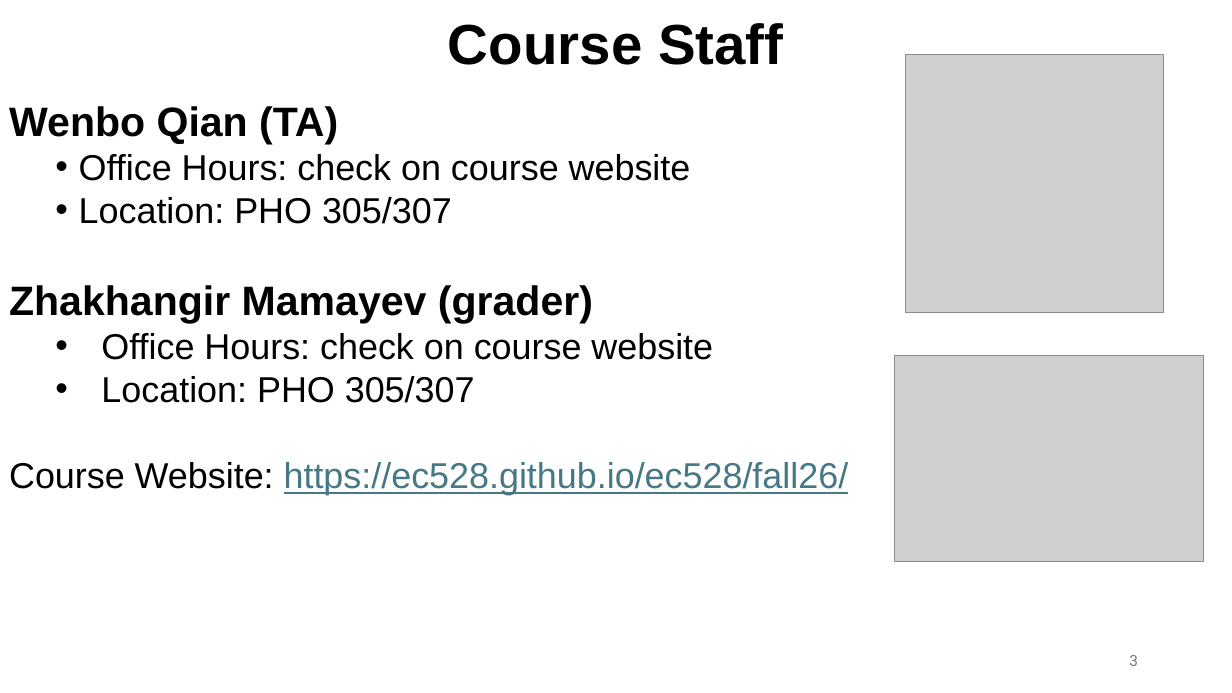
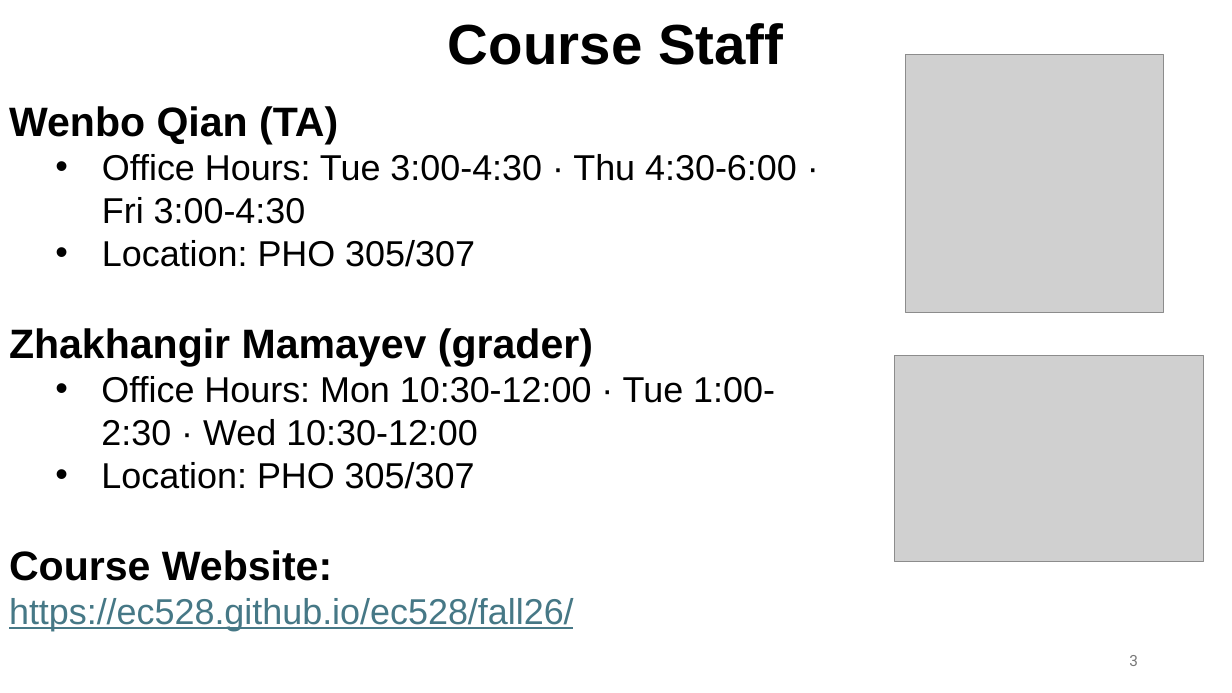
Before and after one commit to ec528/ec528.github.io, a slide deck: slide 3 of slides/fall26/1-introduction.pptx. Drawn at 1232x693 pixels with LibreOffice and Linux fonts; fonts in the diff are those of the drawing; grey boxes stand for pictures. Boxes give left, top, right and bottom in pixels: in the first picture for what was removed or moved away, otherwise in the second. Text is boxed around its words. In the diff, an @@ line names an element or a change of style, - is before the commit and + after.

```diff
--- a/slides/fall26/1-introduction.pptx
+++ b/slides/fall26/1-introduction.pptx
@@ text at (x1=102, y1=154, x2=797, y2=224): text changed @@
-  • Office Hours: check on course website
+  • Office Hours: Tue 3:00-4:30 · Thu 4:30-6:00 · Fri 3:00-4:30
@@ text at (x1=9, y1=240, x2=574, y2=631): size 28 to 32 pt, bold on in "Course Website:"; indent changed @@
@@ text at (x1=101, y1=376, x2=775, y2=446): text changed @@
-  • Office Hours: check on course website
+  • Office Hours: Mon 10:30-12:00 · Tue 1:00-2:30 · Wed 10:30-12:00
```
Also in this commit, not shown: 16 other slides changed, 11 slides added, 1 slide removed, 1 other file.
